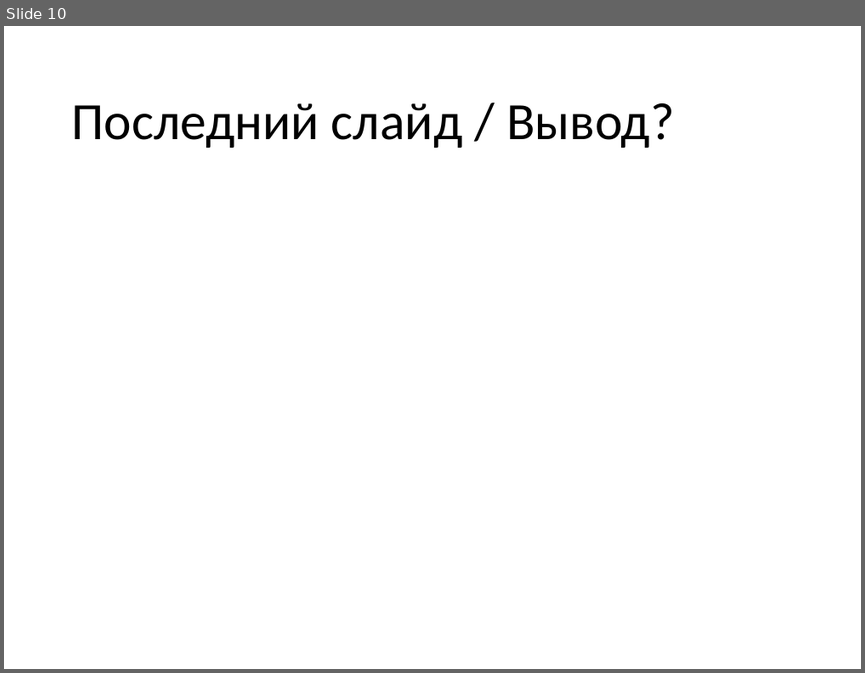
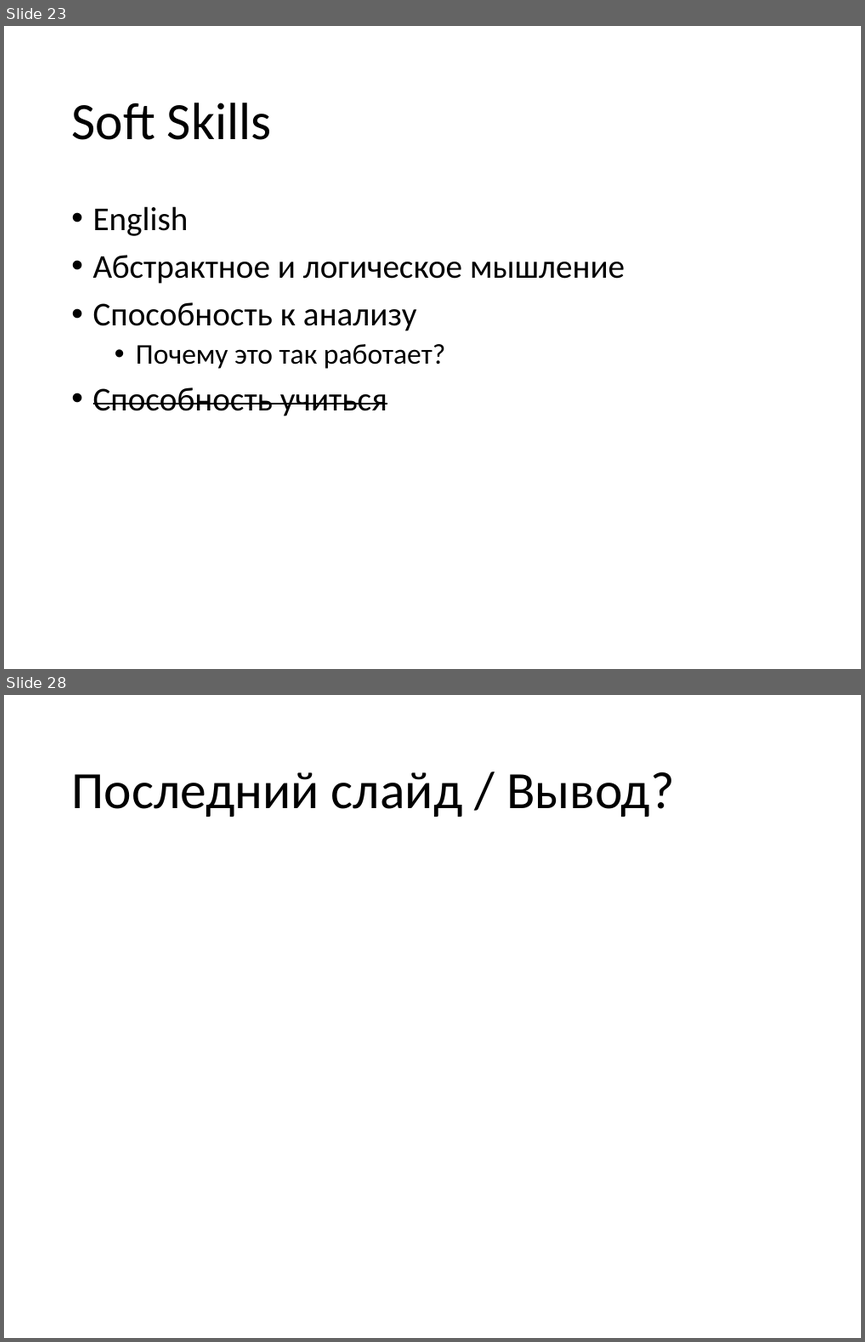
Before and after one commit to vitali-kviatkouski/personal, a slide deck: epamkids/EPAMKids.pptx. Shown one above the other, each under a label of ours: slide 10 before the commit, slides 23 and 28 after it; the slides between them are not shown. The pictures are 865x673 and 865x1342 pixels, drawn with LibreOffice and Linux fonts; fonts in the diff are those of the drawing. Boxes give left, top, right and bottom in pixels: in the first picture for what was removed or moved away, otherwise in the second. Text is boxed around its words. In the diff, an @@ line names an element or a change of style, - is before the commit and + after.

```diff
--- a/epamkids/EPAMKids.pptx
+++ b/epamkids/EPAMKids.pptx
@@ slide 23 added at [4,26,861,669], background #FFFFFF @@
@@ title added at [71,102,272,140], 44 pt, text #000000 @@
+Soft Skills
@@ text added at [93,206,624,416], 28 pt, text #000000 @@
+• English
+• Абстрактное и логическое мышление
+• Способность к анализу
+  • Почему это так работает?
+• Способность учиться
@@ what was slide 10 is now slide 28 @@
```
Also in this commit, not shown: 3 slides changed, 18 other slides added, 1 slide removed.
